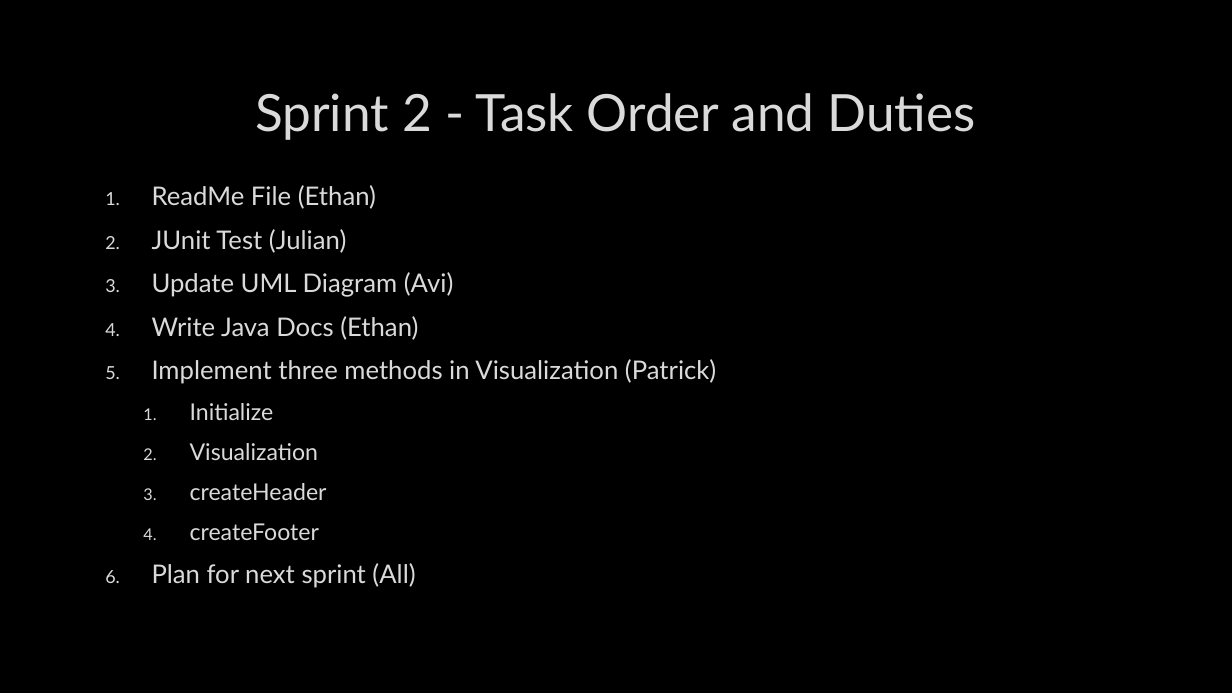
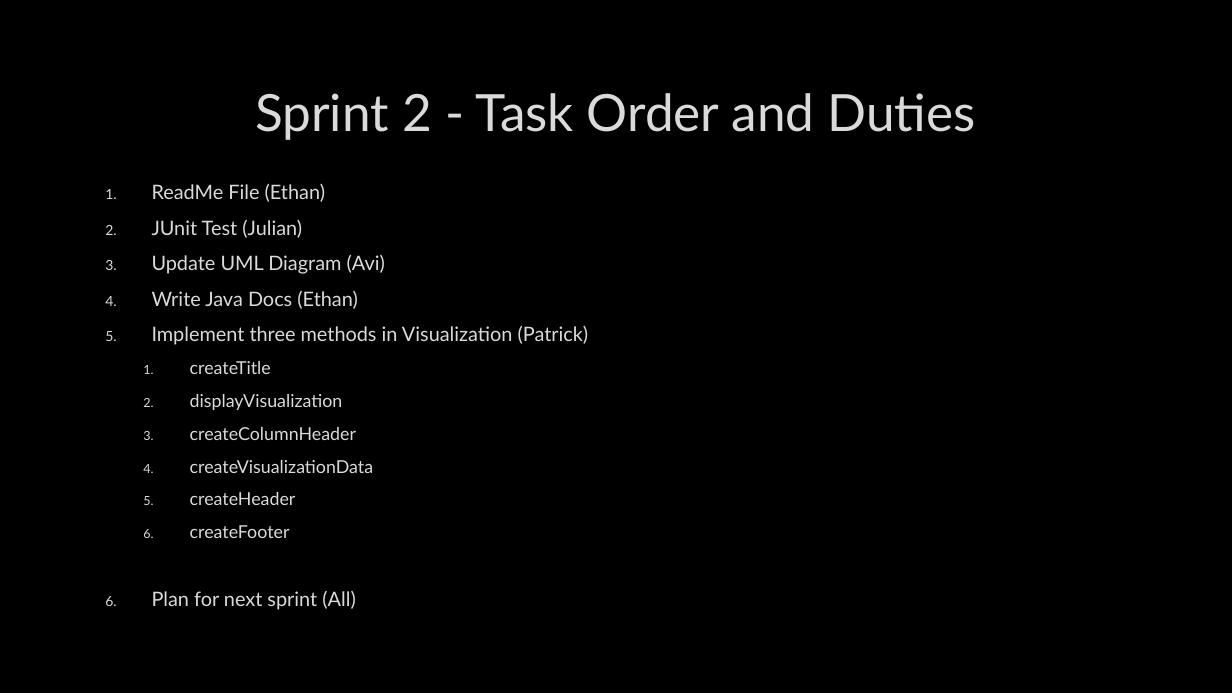
Before and after one commit to julianwemmie/Warp, a slide deck: slide 6 of SWD Project Plan.pptx. Drawn at 1232x693 pixels with LibreOffice and Linux fonts; fonts in the diff are those of the drawing; background and template pictures are left out. Boxes give left, top, right and bottom in pixels: in the first picture for what was removed or moved away, otherwise in the second. Text is boxed around its words. In the diff, an @@ line names an element or a change of style, - is before the commit and + after.

Commit message:
ReadME, PPT, RA docs

```diff
--- a/SWD Project Plan.pptx
+++ b/SWD Project Plan.pptx
@@ text at (x1=152, y1=183, x2=589, y2=610): size 20 to 15.5 pt in "ReadMe File (Ethan)", "JUnit Test (Julian)", "Update UML Diagram (Avi)", "Write Java Docs (Ethan)" and 2 more places; size 18 to 13.9 pt in "createHeader", "createFooter" @@
@@ text at (x1=190, y1=361, x2=374, y2=473): text changed; size 18 to 13.9 pt @@
-  1. Initialize
-  2. Visualization
+  1. createTitle
+  2. displayVisualization
+  3. createColumnHeader
+  4. createVisualizationData
```
Also in this commit, not shown: 3 other slides changed, 2 slides added, 2 other files.
